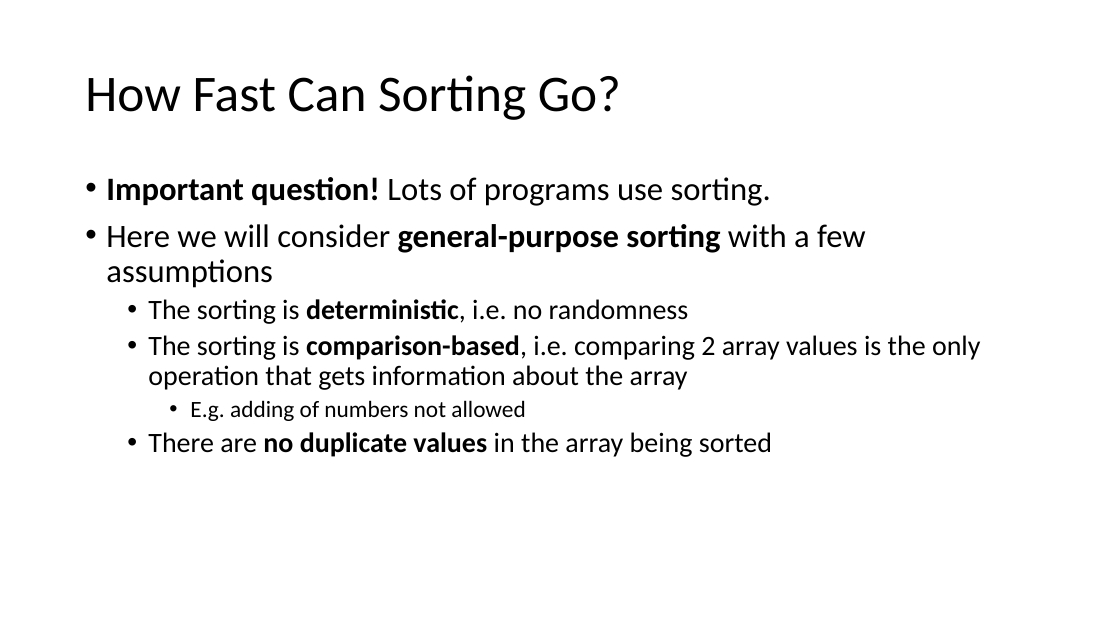
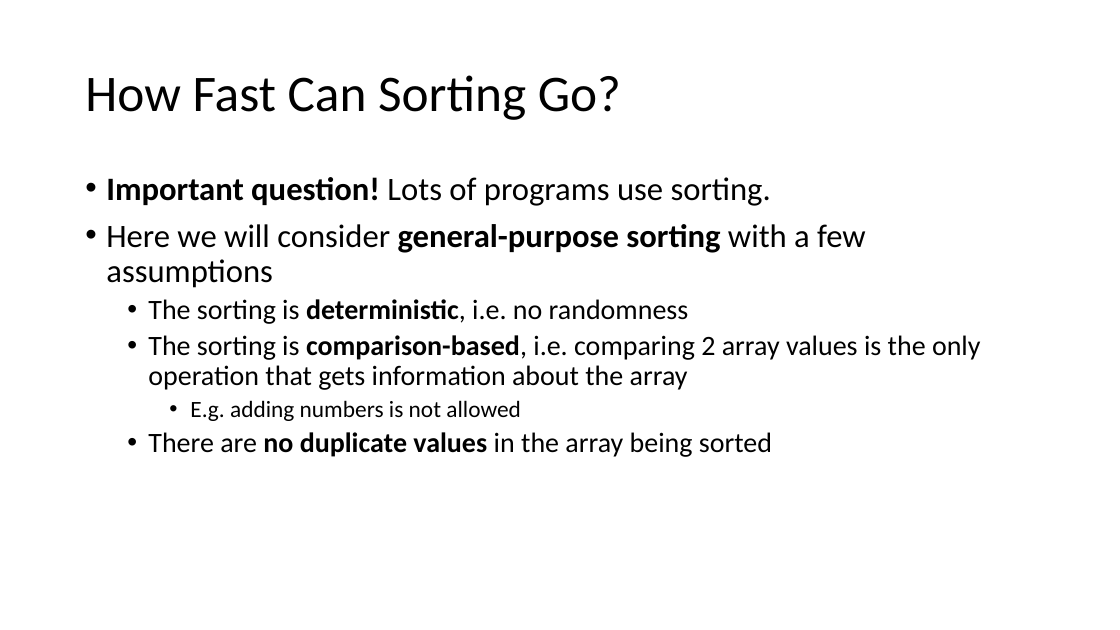
Before and after one commit to tjd1234/cmpt225fall2023, a slide deck: slide 61 of lecture_notes/week9/week9_sorting.pptx (slide 56 before the commit). Drawn at 1120x630 pixels with LibreOffice and Linux fonts; fonts in the diff are those of the drawing. Boxes give left, top, right and bottom in pixels: in the first picture for what was removed or moved away, otherwise in the second. Text is boxed around its words. In the diff, an @@ line names an element or a change of style, - is before the commit and + after.

```diff
--- a/lecture_notes/week9/week9_sorting.pptx
+++ b/lecture_notes/week9/week9_sorting.pptx
@@ text at (190,400,521,421): text changed @@
-    • E.g. adding of numbers not allowed
+    • E.g. adding numbers is not allowed
```
Also in this commit, not shown: 28 other slides changed, 5 slides added, 1 other file.
